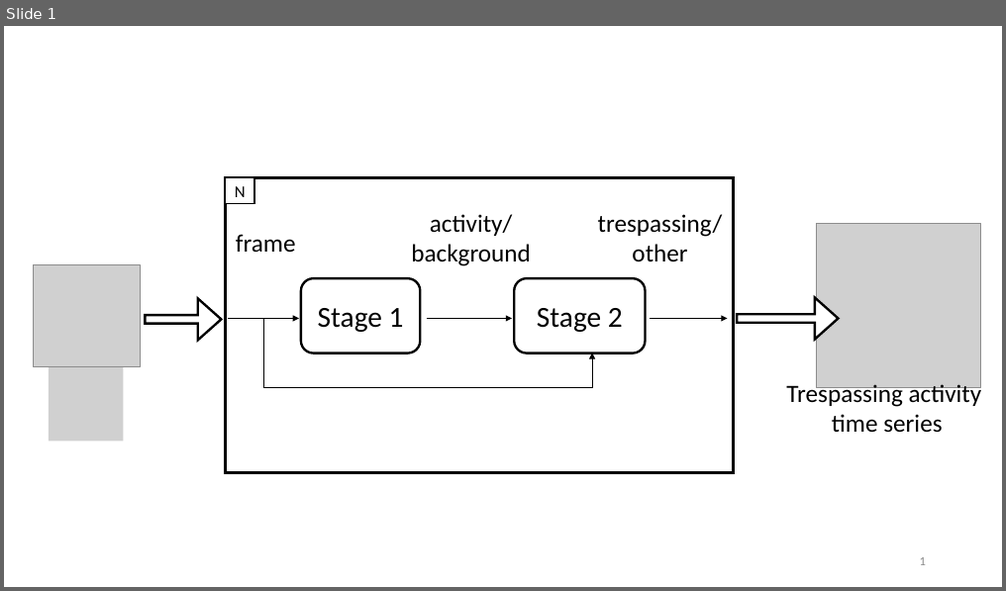
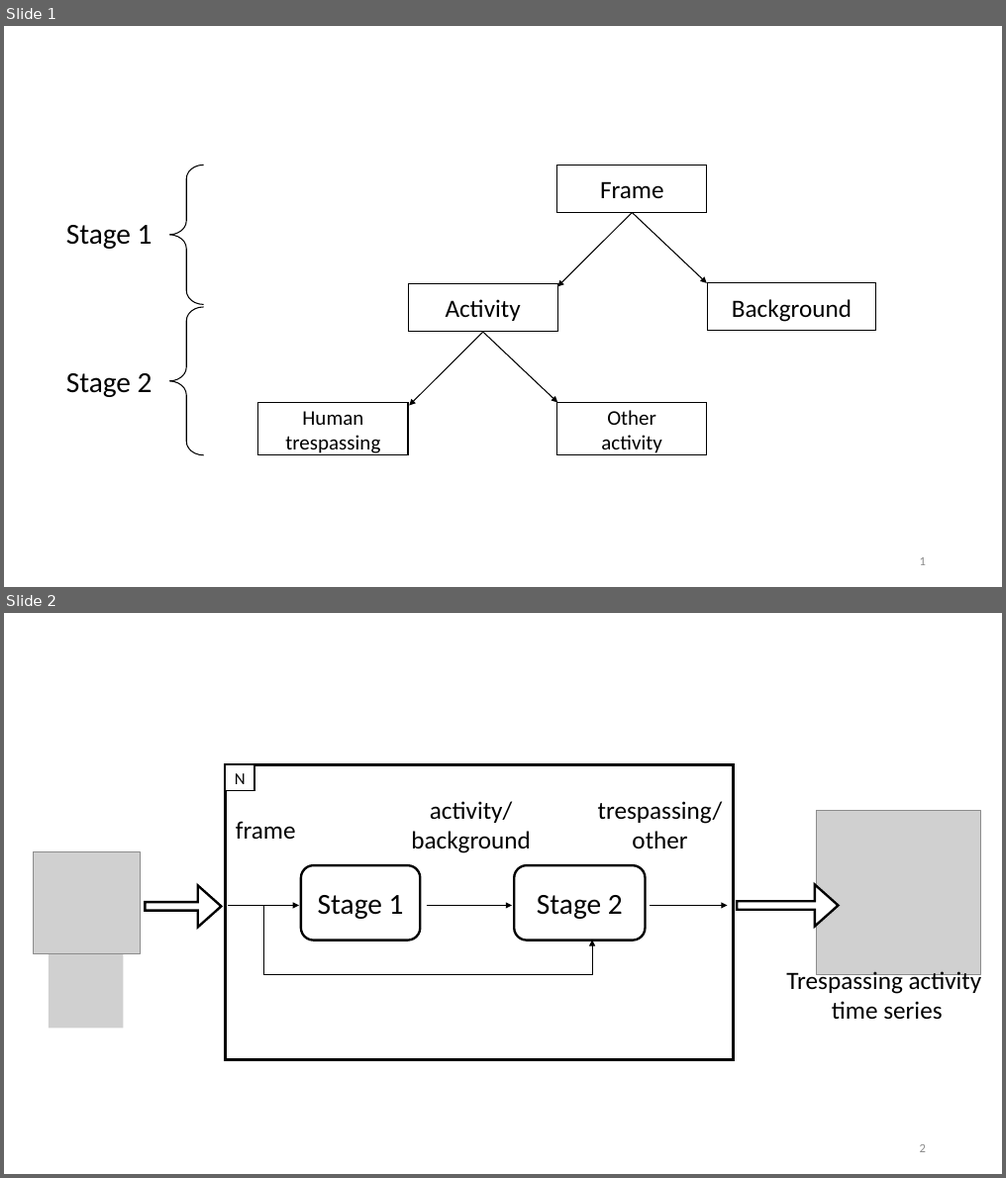
Before and after one commit to muzammil360/MS-Thesis-Paper, a slide deck: images/support.pptx. Shown one above the other, each under a label of ours: slide 1 before the commit, slides 1 and 2 after it. The pictures are 1006x591 and 1006x1178 pixels, drawn with LibreOffice and Linux fonts; fonts in the diff are those of the drawing; grey boxes stand for pictures. Boxes give left, top, right and bottom in pixels: in the first picture for what was removed or moved away, otherwise in the second. Text is boxed around its words. In the diff, an @@ line names an element or a change of style, - is before the commit and + after.

Commit message:
added more elaborate explanation of framework

```diff
--- a/images/support.pptx
+++ b/images/support.pptx
@@ slide 1 added at box(4, 26, 1002, 587), background #FFFFFF @@
@@ left brace added at box(169, 166, 204, 305), fill #FFFFFF, outline #000000 1 pt @@
@@ rectangle added at box(557, 166, 707, 213), fill #FFFFFF, outline #000000 1 pt, 24 pt, text #000000 @@
+Frame
@@ text added at box(66, 225, 152, 249), 28 pt, text #000000 @@
+Stage 1
@@ arrow added from (632, 212) to (558, 286), #000000 1 pt @@
@@ arrow added from (632, 212) to (707, 283), #000000 1 pt @@
@@ rectangle added at box(408, 283, 558, 332), fill #FFFFFF, outline #000000 1 pt, 24 pt, text #000000 @@
+Activity
@@ rectangle added at box(708, 283, 876, 332), fill #FFFFFF, outline #000000 1 pt, 24 pt, text #000000 @@
+Background
@@ left brace added at box(169, 307, 204, 456), fill #FFFFFF, outline #000000 1 pt @@
@@ arrow added from (483, 332) to (409, 405), #000000 1 pt @@
@@ arrow added from (483, 332) to (558, 402), #000000 1 pt @@
@@ text added at box(66, 373, 152, 397), 28 pt, text #000000 @@
+Stage 2
@@ rectangle added at box(258, 403, 408, 456), fill #FFFFFF, outline #000000 1 pt, 20 pt, text #000000 @@
+Human
+trespassing
@@ rectangle added at box(557, 403, 707, 456), fill #FFFFFF, outline #000000 1 pt, 20 pt, text #000000 @@
+Other
+activity
@@ page number added at box(920, 558, 926, 566), 12 pt, text #8C8C8C @@
+1
@@ what was slide 1 is now slide 2 @@
```
Also in this commit, not shown: 2 other files.
